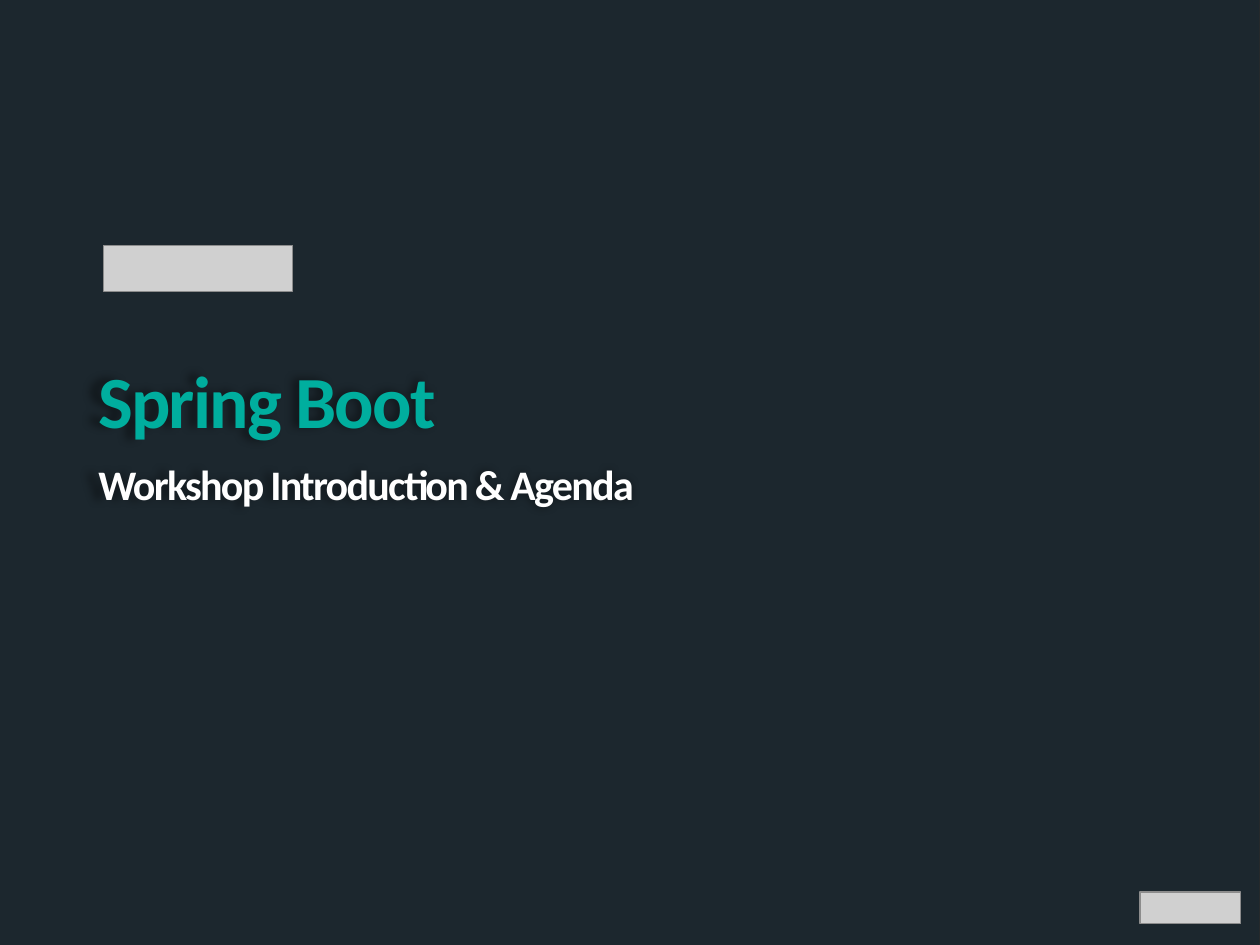
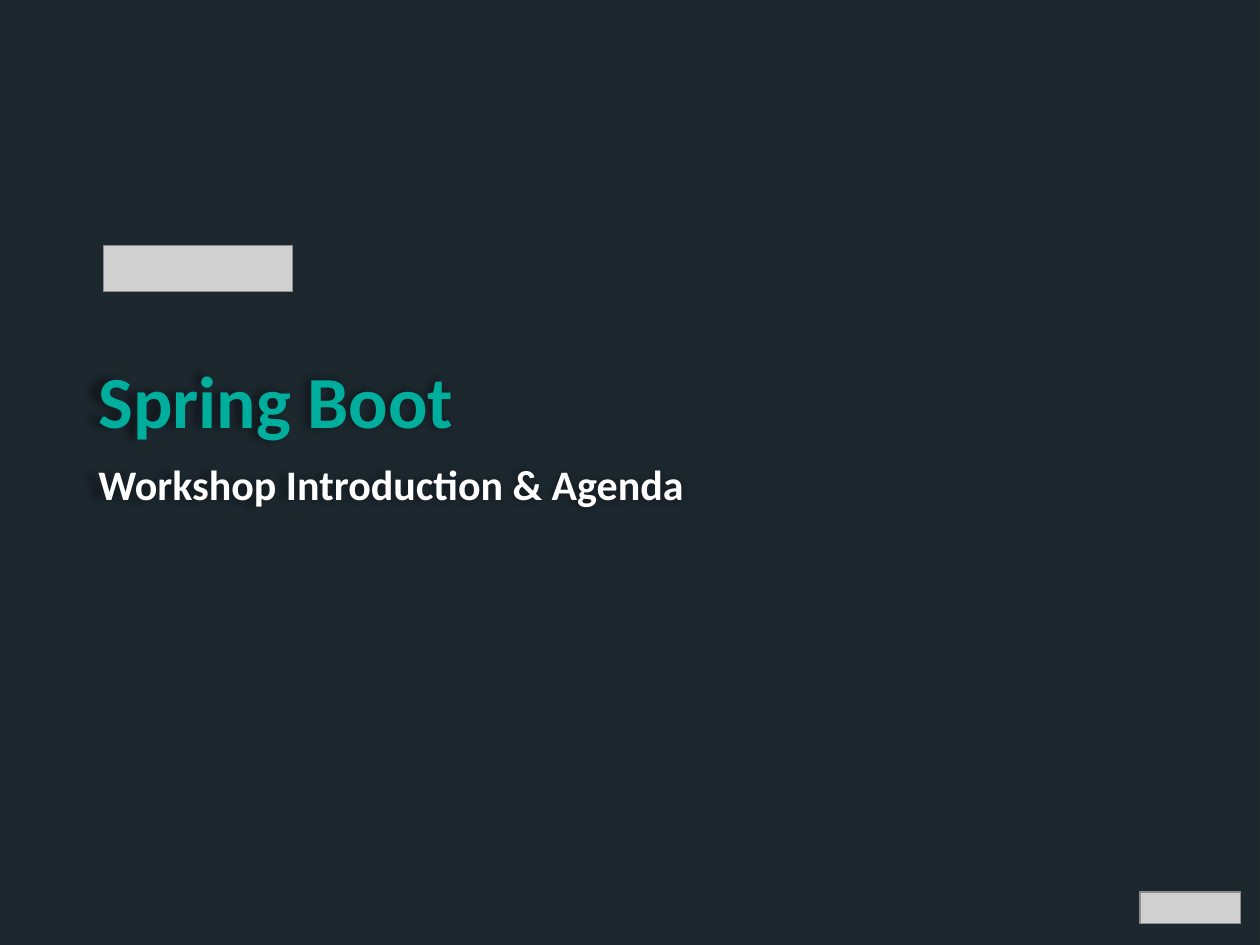
Before and after one commit to phopper-pivotal/Spring-Workshop-Dish, a slide deck: slide 1 of Introduction_and_Agenda.pptx. Drawn at 1260x945 pixels with LibreOffice and Linux fonts; fonts in the diff are those of the drawing; grey boxes stand for pictures; background and template pictures are left out; a plain dark background stands for a picture behind light text. Boxes give left, top, right and bottom in pixels: in the first picture for what was removed or moved away, otherwise in the second. Text is boxed around its words. In the diff, an @@ line names an element or a change of style, - is before the commit and + after.

```diff
--- a/Introduction_and_Agenda.pptx
+++ b/Introduction_and_Agenda.pptx
@@ text "Spring Boot" at bbox=[98, 376, 684, 507]: letter spacing -1 to 0 pt; less space between paragraphs @@
```
Also in this commit, not shown: 2 other slides changed, 4 other files.
